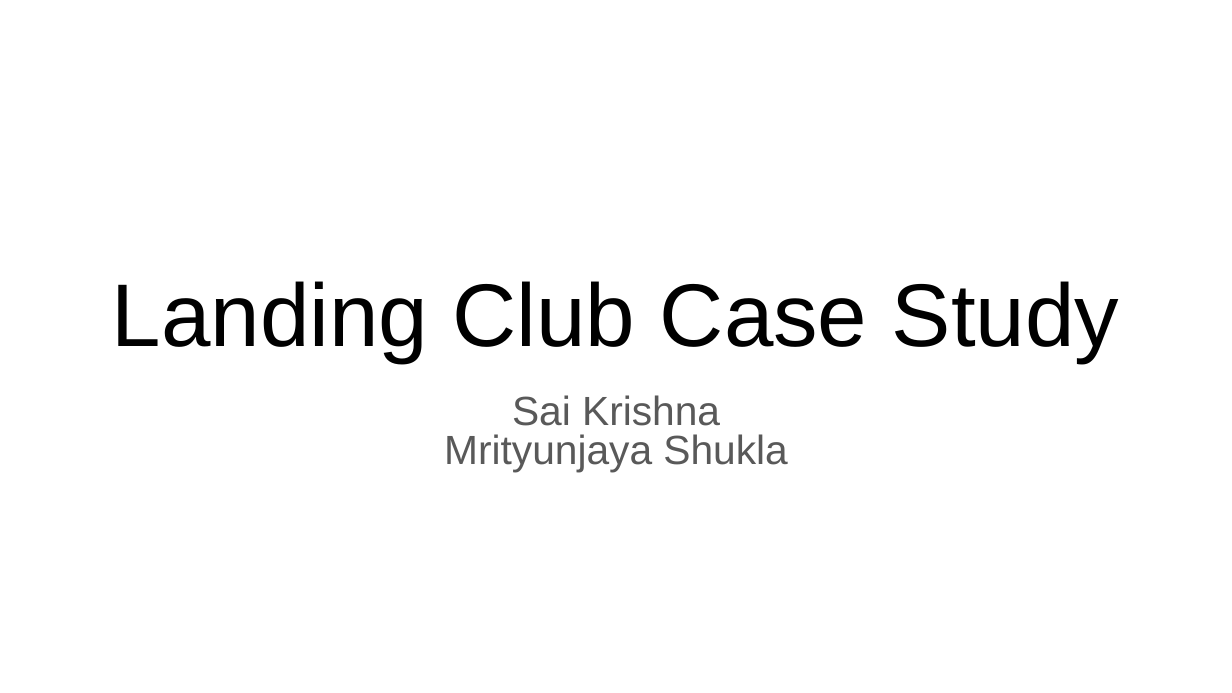
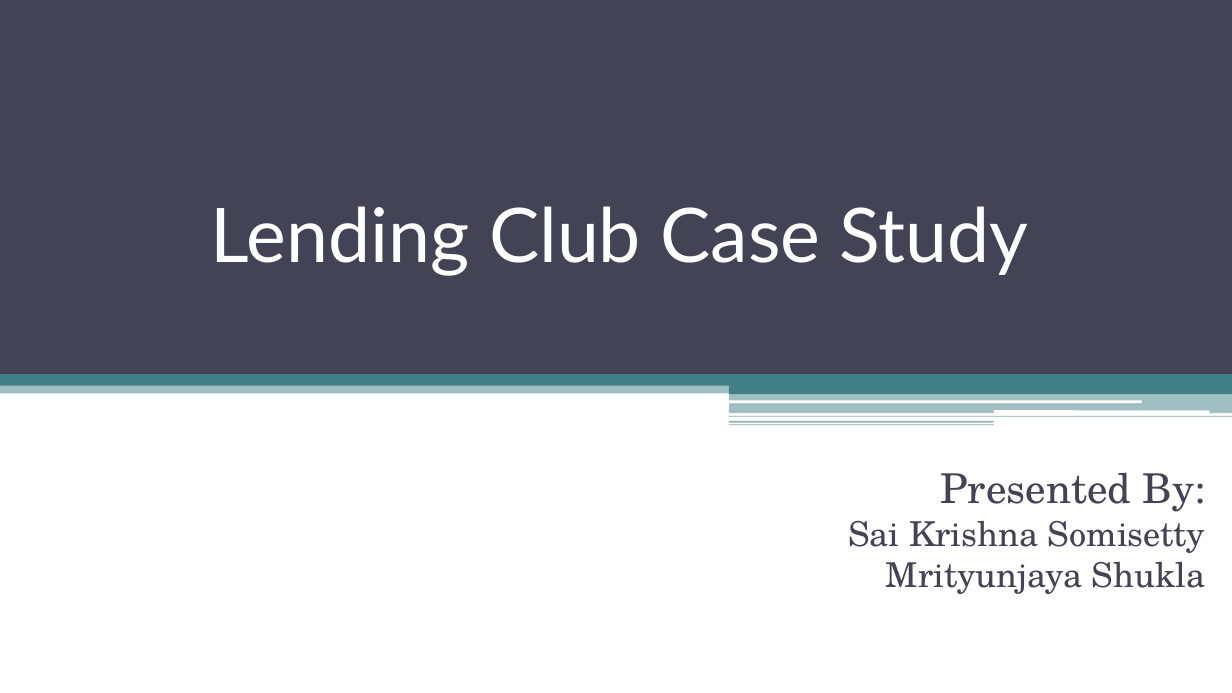
Before and after one commit to Sai-Krishna-46/LendingClubCaseStudy, a slide deck: slide 1 of LendingClubCaseStudy.pptx. Drawn at 1232x693 pixels with LibreOffice and Linux fonts; fonts in the diff are those of the drawing. Boxes give left, top, right and bottom in pixels: in the first picture for what was removed or moved away, otherwise in the second. Text is boxed around its words. In the diff, an @@ line names an element or a change of style, - is before the commit and + after.

Commit message:
Case Study

```diff
--- a/LendingClubCaseStudy.pptx
+++ b/LendingClubCaseStudy.pptx
@@ rectangle added at (x1=0, y1=0, x2=1232, y2=375), fill #424456 @@
@@ title at (x1=211, y1=206, x2=1029, y2=275): text changed; size 52 to 44 pt; font Arial to Lato; text colour #000000 to #FFFFFF @@
-Landing Club Case Study
+Lending Club Case Study
@@ rectangle added at (x1=0, y1=368, x2=1232, y2=393), fill #438086 at 50% opacity @@
@@ rectangle added at (x1=0, y1=371, x2=1232, y2=386), fill #438086 @@
@@ rectangle added at (x1=729, y1=386, x2=1232, y2=394), fill #438086 @@
@@ rectangle added at (x1=864, y1=368, x2=1232, y2=393), fill #438086 @@
@@ rectangle added at (x1=729, y1=394, x2=1232, y2=414), fill #438086 at 50% opacity @@
@@ rectangle added at (x1=729, y1=416, x2=1232, y2=418), fill #438086 at 65% opacity @@
@@ rounded rectangle added at (x1=729, y1=400, x2=1142, y2=403), fill #FFFFFF @@
@@ rounded rectangle added at (x1=994, y1=410, x2=1210, y2=414), fill #FFFFFF @@
@@ rectangle added at (x1=729, y1=421, x2=994, y2=423), fill #438086 at 60% opacity @@
@@ rectangle added at (x1=729, y1=424, x2=994, y2=425), fill #438086 at 65% opacity @@
@@ subtitle "Presented By:" moved from (x1=444, y1=395, x2=787, y2=472) to (x1=848, y1=472, x2=1206, y2=594) @@
@@ subtitle at (x1=848, y1=472, x2=1206, y2=553): text changed; size 23.8 to 20 pt; font Arial to TeX Gyre Schola; text colour #595959 to #424456 @@
-Sai Krishna
+Presented By:
+Sai Krishna Somisetty
@@ subtitle at (x1=886, y1=562, x2=1206, y2=594): size 23.8 to 20 pt, font Arial to TeX Gyre Schola, text colour #595959 to #424456 in "Mrityunjaya Shukla"; alignment centre to right; line spacing 0.8 to 1 @@
```
Also in this commit, not shown: 10 other slides changed, 5 slides added, 1 other file.
